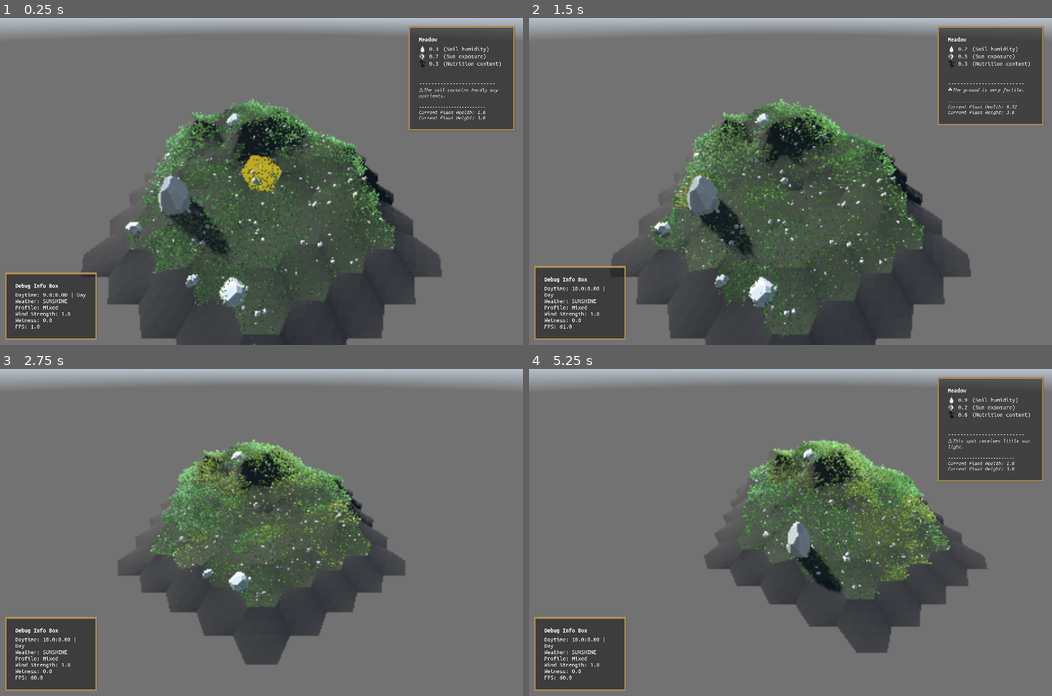
Above: before the commit, frames 1-4 (two rows, left to right).
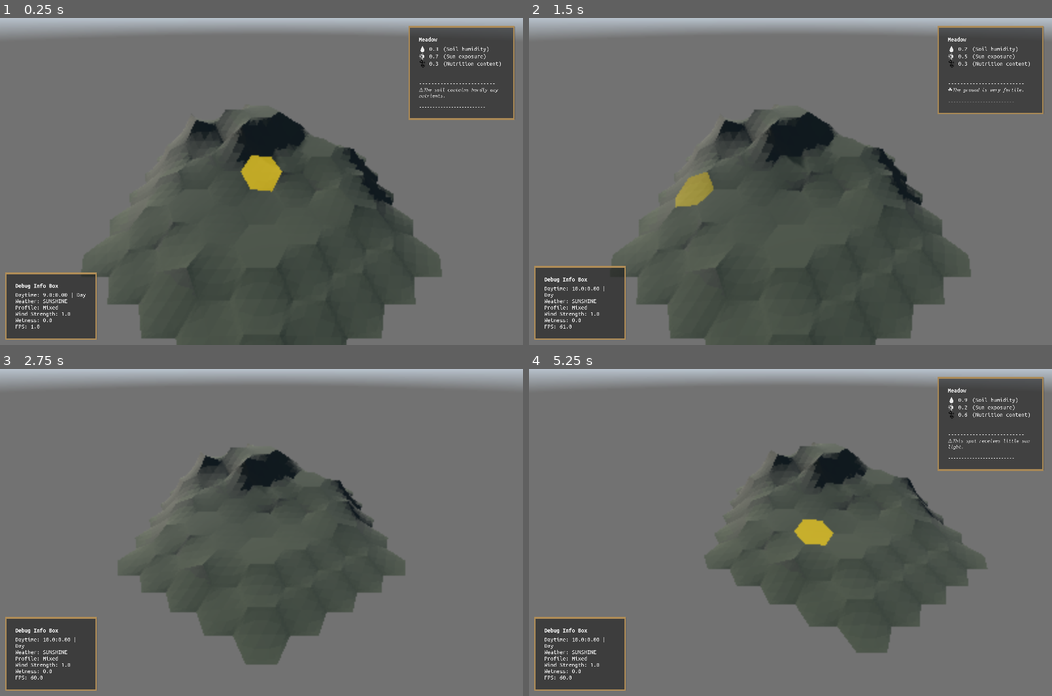
Above: after the commit, the same moments.

Repository: vincentwoelfer/hex
Game: Godot game, scene res://scenes/dev/MapGeneration.tscn
The game is run twice, just before and just after one commit, with the same random seed, the same clock (stepped at 60 frames per second) and the same inputs. A sky picture missing from this copy of the repository is replaced by a grey-blue gradient.
Inputs (mouse positions are in pixels of both pictures, inside the frame that each line leads up to):
- Up to frame 1 (0.25 s): no input
- Up to frame 2 (1.5 s): move the mouse to (905, 165) at 0.52 s; hold Shift (hold_speed_up_time) 0.53-1.28 s; hold 3 (randomize_selected_tile) 0.53-1.28 s; move the mouse to (685, 197) at 1.27 s; tap Space (advance_world_time_one_step) at 1.35 s
- Up to frame 3 (2.75 s): tap 3 (randomize_selected_tile) at 1.55, 2.3 s; move the mouse to (313, 460) at 2.02 s; hold Shift (hold_speed_up_time) from 2.03 s (still down); hold S (move_cam_backward) from 2.03 s (still down)
- Up to frame 4 (5.25 s): move the mouse to (764, 597) at 2.77 s; release S (move_cam_backward) at 2.78 s; tap W (move_cam_forward) at 2.85 s; tap 3 (randomize_selected_tile) at 3.05, 3.8, 4.55 s; move the mouse to (947, 581) at 3.52 s; release Shift (hold_speed_up_time) at 3.53 s; hold A (move_cam_left) 3.53-4.28 s; move the mouse to (633, 483) at 4.27 s; tap D (move_cam_right) at 4.35 s; move the mouse to (816, 532) at 5.02 s; hold 3 (randomize_selected_tile) from 5.03 s (still down)

The runs differ from the first frame. In frame 1, 7.1% of the frame differs, in the area x 23-99%, y 24-100%; in frame 2, 7.1%; in frame 3, 4.8%; in frame 4, 6.7%.

Commit message:
CRASHING ON RELOD

Diff:
--- a/src/control-nodes/SelectionManager.gd
+++ b/src/control-nodes/SelectionManager.gd
@@ -2,7 +2,6 @@
 extends Node
 
 var current_selection: HexTile = null
-
 
 func _init() -> void:
 	EventBus.Signal_SelectedWorldPosition.connect(parse_selection_position)
@@ -39,38 +38,26 @@
 
 
 func randomize_selected_tile() -> void:
-	if current_selection != null and current_selection.is_valid() and current_selection.hexpos != null:
-		var t_start := Time.get_ticks_msec()
-		print("============\nRandomizing tile ", current_selection)
+	pass
+	# if current_selection != null and current_selection.is_valid() and current_selection.hexpos != null:
+	# 	var t_start := Time.get_ticks_msec()
+	# 	print("============\nRandomizing tile ", current_selection.hexpos)
 
-		current_selection.params.humidity = randf()
-		current_selection.params.shade = randf()
-		current_selection.params.nutrition = randf()
+	# 	current_selection.params.humidity = randf()
+	# 	current_selection.params.shade = randf()
+	# 	current_selection.params.nutrition = randf()
 
-		# For testing
-		var step := 2
-		current_selection.height = current_selection.height + step
-		current_selection.position = current_selection.position + Vector3(0, step * HexConst.height, 0)
+	# 	# For testing
+	# 	var step := 5
+	# 	current_selection.height += step
+	# 	current_selection.position += Vector3(0, step * HexConst.height, 0)
 
-		current_selection.generate()
-		for dir in range(6):
-			var n := MapManager.map.get_hex(current_selection.hexpos.get_neighbor(dir))
-			if n != null:
-				n.generate()
+	# 	for dir in range(6):
+	# 		var n := MapManager.map.get_hex(current_selection.hexpos.get_neighbor(dir))
+	# 		if n != null:
+	# 			n.generate()
+	# 	current_selection.generate()
 
-		# Report
-		# var affected: Array[HexTile] = []
-		# affected.push_back(current_selection)
-		# for dir in range(6):
-		# 	var n := MapManager.map.get_hex(current_selection.hexpos.get_neighbor(dir))
-		# 	if n != null:
-		# 		affected.push_back(n)
-
-		# var s: String = ""
-		# for h in affected:
-		# 	s += str(h) + " | "
-		# print(s)
-
-		# Finish
-		var t := (Time.get_ticks_msec() - t_start) / 1000.0
-		print("Populated %d hex tiles in %.3f sec" % [7, t])
+	# 	# Finish
+	# 	var t := (Time.get_ticks_msec() - t_start) / 1000.0
+	# 	print("Populated %d hex tiles in %.3f sec" % [7, t])
--- a/src/tile/HexGeometry.gd
+++ b/src/tile/HexGeometry.gd
@@ -5,17 +5,12 @@
 const HIGHLIGHT_MATERIAL: ShaderMaterial = preload('res://assets/materials/highlight_material.tres')
 const DEFAULT_GEOM_MATERIAL: Material = preload('res://assets/materials/default_geom_material.tres')
 
-const ROCKS_MATERIAL: Material = preload('res://assets/materials/rocks_material.tres')
-
 # Class variables
 var terrainMesh: MeshInstance3D
-var rocksMesh: MeshInstance3D
 var triangles: Array[Triangle]
 var samplerAll: PolygonSurfaceSampler
 var samplerHorizontal: PolygonSurfaceSampler
 var samplerVertical: PolygonSurfaceSampler
-var allAvailRockMeshes: Array[ArrayMesh]
-
 
 class AdjacentHex:
 	var height: int
@@ -39,15 +34,6 @@
 	terrainMesh.material_override = DEFAULT_GEOM_MATERIAL
 	terrainMesh.material_overlay = HIGHLIGHT_MATERIAL
 	add_child(terrainMesh, true)
-
-	rocksMesh = MeshInstance3D.new()
-	rocksMesh.name = "RocksMesh"
-	rocksMesh.material_override = ROCKS_MATERIAL
-	add_child(rocksMesh, true)
-
-	# Load Rocks - hardcoded numbers for now
-	for i in range(1, 10):
-		allAvailRockMeshes.append(load('res://assets/blender/objects/rock_collection_1_' + str(i) + '.res') as ArrayMesh)
 
 
 func generate() -> void:
@@ -85,10 +71,6 @@
 	st.set_normal(Vector3.UP)
 
 	for tri in triangles:
-		# TODO improve based on tile type. THis is a super dirty way to color the ocean floor/map border tiles
-		if self.height == 0 and tri.calculateInclineDeg() <= 60:
-			tri.color = Color.BLACK
-
 		tri.addToSurfaceTool(st)
 
 	# Removes duplicates and actually create mesh
@@ -106,36 +88,8 @@
 
 	# Not an ocean/border tile
 	if self.height > 0:
-		addRocks(self.samplerHorizontal)
-
 		# Regenerate collision shape
 		terrainMesh.create_convex_collision(true, true)
-
-	# Only for statistics output-
-	#var mdt := MeshDataTool.new()
-	#mdt.create_from_surface(terrainMesh.mesh as ArrayMesh, 0)
-	#print("Generated HexGeometry: ", mdt.get_vertex_count(), " vertices, ", mdt.get_face_count(), " faces")
-
-
-func addRocks(sampler: PolygonSurfaceSampler) -> void:
-	if not sampler.is_valid():
-		return
-
-	var st_combined: SurfaceTool = SurfaceTool.new()
-	for i in range(1, 8):
-		var t: Transform3D = sampler.get_random_point_transform()
-
-		# Random large rocks
-		if randf() <= 0.05:
-			t = t.scaled_local(Vector3.ONE * randf_range(6.0, 8.0))
-			t = t.translated_local(Vector3.UP * -0.1) # Move down a bit
-
-		t = t.rotated_local(Vector3.UP, randf_range(0.0, TAU))
-
-		var mesh: ArrayMesh = self.allAvailRockMeshes.pick_random()
-		st_combined.append_from(mesh, 0, t)
-
-	rocksMesh.mesh = st_combined.commit()
 
 
 static func modifyInnerAndCenterVertexHeights(verts_inner: Array[Vector3], verts_center: Array[Vector3], corners: Array[Vector3]) -> void:
--- a/src/tile/HexTile.gd
+++ b/src/tile/HexTile.gd
@@ -25,6 +25,9 @@
 # Aktueller Regenfall -> mehr wasser
 # Aktuelle Sonne -> weniger wasser, mehr licht
 
+const ROCKS_MATERIAL: Material = preload('res://assets/materials/rocks_material.tres')
+var allAvailRockMeshes: Array[ArrayMesh]
+
 # Core Variables
 var hexpos: HexPos
 var height: int
@@ -35,6 +38,7 @@
 # Visual Representation
 var geometry: HexGeometry
 var plant: SurfacePlant
+var rocks: MeshInstance3D
 
 # Does not much, only actual constructor
 func _init(hexpos_: HexPos, height_: int) -> void:
@@ -47,6 +51,11 @@
 
 	self.geometry = null
 	self.plant = null
+	self.rocks = null
+
+	# Load Rocks - hardcoded numbers for now
+	for i in range(1, 10):
+		allAvailRockMeshes.append(load('res://assets/blender/objects/rock_collection_1_' + str(i) + '.res') as ArrayMesh)
 
 	self.params = HexTileParams.new() # Randomizes everything
 
@@ -67,13 +76,40 @@
 func generate() -> void:
 	# Delete old stuff
 	if geometry != null:
-		remove_child(geometry)
+		#remove_child(geometry)
 		geometry.free()
 	if plant != null:
-		remove_child(plant)
+		#remove_child(plant)
 		plant.free()
+	if rocks != null:
+		#remove_child(rocks)
+		rocks.free()
 
-	# Get relevant parameters from Map (read-only)
+	# Add geometry - Get relevant parameters from Map (read-only)
+	geometry = HexGeometry.new(self.height, get_adjacent_hex())
+	geometry.generate()
+	add_child(geometry, true)
+
+	# if height > 0 and geometry.samplerHorizontal.is_valid():
+		# Add plants
+		# if DebugSettings.enable_grass:
+		# 	plant = SurfacePlant.new()
+		# 	plant.name = "Grass"
+		# 	plant.populate_multimesh(geometry.samplerHorizontal)
+		# 	add_child(plant, true)
+
+		# Add rocks
+		# if DebugSettings.enable_rocks:
+		# 	var rocksMesh := addRocks(geometry.samplerHorizontal)
+		# 	if rocksMesh != null:
+		# 		rocks = MeshInstance3D.new()
+		# 		rocks.name = "Rocks"
+		# 		rocks.material_override = ROCKS_MATERIAL
+		# 		rocks.mesh = rocksMesh
+		# 		add_child(rocks, true)
+
+
+func get_adjacent_hex() -> Array[HexGeometry.AdjacentHex]:
 	var adjacent_hex: Array[HexGeometry.AdjacentHex] = []
 	for dir in range(6):
 		var adjacent_height: int = MapManager.map.get_hex(self.hexpos.get_neighbor(dir)).height
@@ -85,17 +121,26 @@
 			adjacent_descr = 'invalid'
 
 		adjacent_hex.push_back(HexGeometry.AdjacentHex.new(adjacent_height, adjacent_descr))
+	return adjacent_hex
 
-	# Add geometry
-	geometry = HexGeometry.new(self.height, adjacent_hex)
-	geometry.generate()
-	add_child(geometry, true)
 
-	# Add plants
-	if height > 0 and geometry.samplerHorizontal.is_valid():
-		plant = SurfacePlant.new()
-		plant.populate_multimesh(geometry.samplerHorizontal)
-		add_child(plant, true)
+func addRocks(sampler: PolygonSurfaceSampler) -> ArrayMesh:
+	if not sampler.is_valid():
+		return null
+
+	var st_combined: SurfaceTool = SurfaceTool.new()
+	for i in range(1, 8):
+		var t: Transform3D = sampler.get_random_point_transform()
+		t = t.rotated_local(Vector3.UP, randf_range(0.0, TAU))
+
+		# Random large rocks
+		if randf() <= 0.05:
+			t = t.scaled_local(Vector3.ONE * randf_range(6.0, 8.0))
+			t = t.translated_local(Vector3.UP * -0.1) # Move down a bit
+
+		var mesh: ArrayMesh = self.allAvailRockMeshes.pick_random()
+		st_combined.append_from(mesh, 0, t)
+	return st_combined.commit()
 
 
 func processWorldStep() -> void:
--- a/src/tile/SurfacePlant.gd
+++ b/src/tile/SurfacePlant.gd
@@ -1,12 +1,11 @@
 class_name SurfacePlant
 extends Node3D
-
-# TODO make this extend ressource ????
-var mesh_instance: MultiMeshInstance3D = MultiMeshInstance3D.new()
 
 const GRASS_MESH_HIGH := preload('res://assets/meshes/plants/grass_hres.obj')
 const GRASS_MESH_LOW := preload('res://assets/meshes/plants/grass_lres.obj')
 const GRASS_MAT: ShaderMaterial = preload('res://assets/materials/grass_material.tres')
+
+var mesh_instance: MultiMeshInstance3D
 
 var min_height := 0.2
 var max_height := 3.0
@@ -24,7 +23,6 @@
 
 func _init() -> void:
 	mesh_instance = MultiMeshInstance3D.new()
-	mesh_instance.name = 'GrassMultiMesh'
 	mesh_instance.cast_shadow = GeometryInstance3D.SHADOW_CASTING_SETTING_OFF
 	mesh_instance.material_override = GRASS_MAT
 	mesh_instance.extra_cull_margin = 1.0
--- /dev/null
+++ b/src/utils/DebugSettings.gd
@@ -0,0 +1,5 @@
+class_name DebugSettings
+extends Node
+
+static var enable_grass: bool = false
+static var enable_rocks: bool = true
